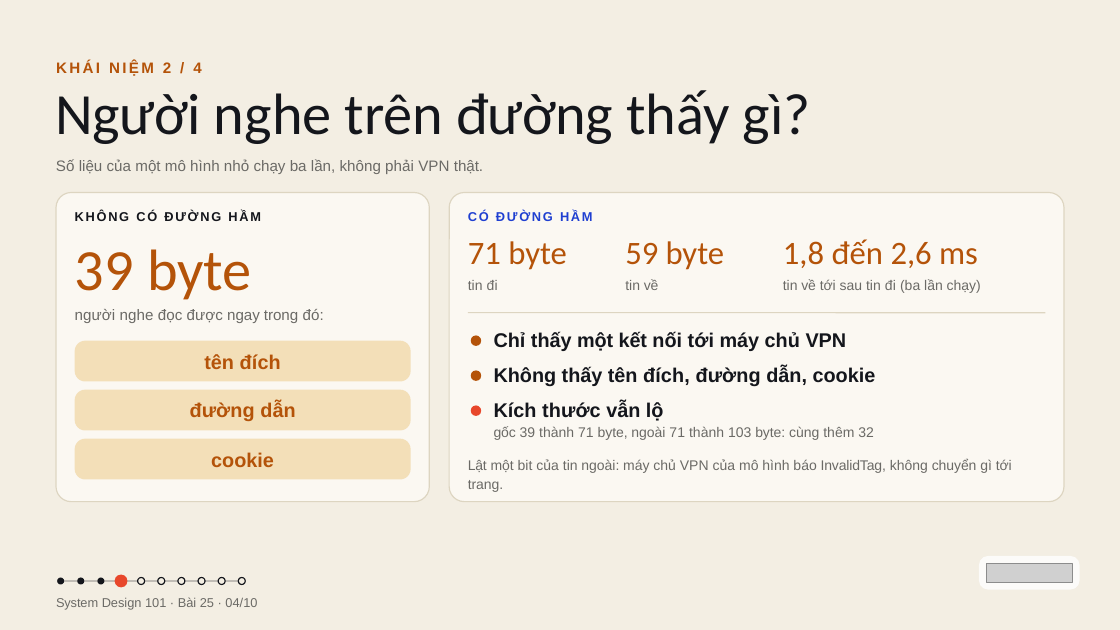
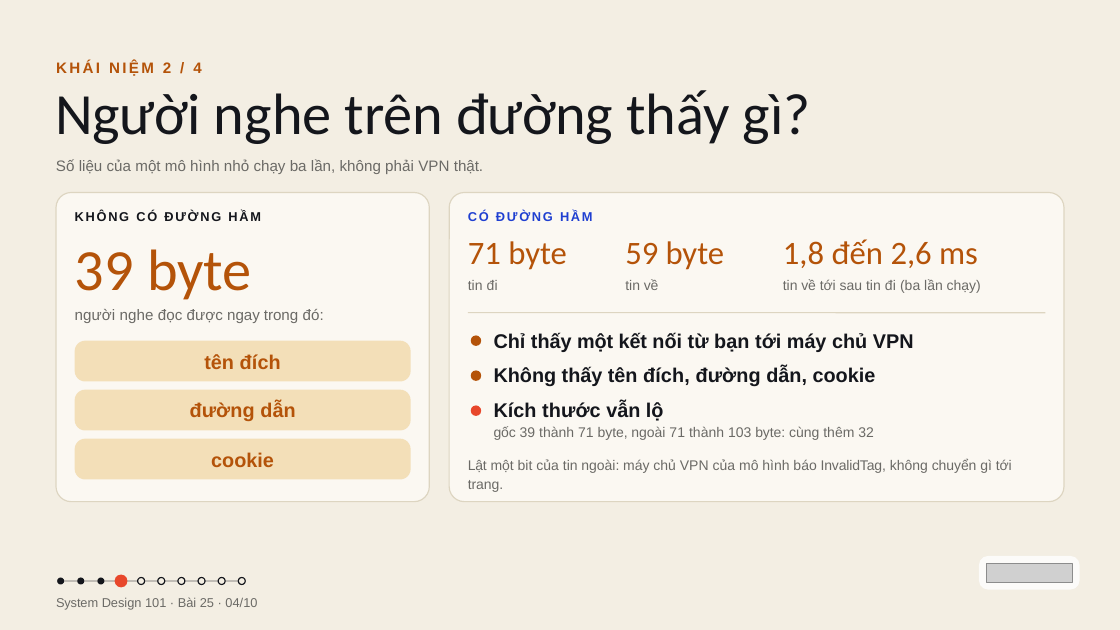
Before and after one commit to vohoailinh90/tool-marketing-studio, a slide deck: slide 4 of system-design-101/vi/lessons/sd-14-025/slides/sd-14-025.pptx. Drawn at 1120x630 pixels with LibreOffice and Linux fonts; fonts in the diff are those of the drawing; grey boxes stand for pictures. Boxes give left, top, right and bottom in pixels: in the first picture for what was removed or moved away, otherwise in the second. Text is boxed around its words. In the diff, an @@ line names an element or a change of style, - is before the commit and + after.

```diff
--- a/system-design-101/vi/lessons/sd-14-025/slides/sd-14-025.pptx
+++ b/system-design-101/vi/lessons/sd-14-025/slides/sd-14-025.pptx
@@ text "Chỉ thấy một kết nối ..." at (x1=494, y1=333, x2=914, y2=352): vertical alignment top to middle @@
@@ text at (x1=494, y1=333, x2=914, y2=352): text changed @@
-Chỉ thấy một kết nối tới máy chủ VPN
+Chỉ thấy một kết nối từ bạn tới máy chủ VPN
```
Also in this commit, not shown: 4 other slides changed.
